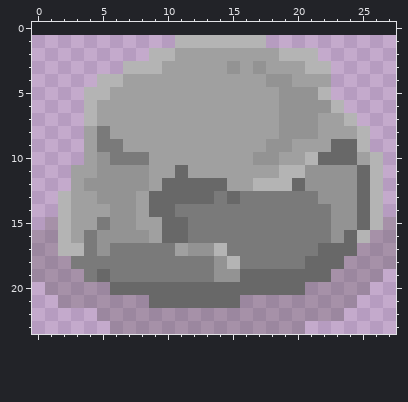
One commit to this pixel-art sprite: gameplay/RawMaterials/Rock/rock.png. Above: the version before the commit.
The file is 28x23 pixels. Colours within 5 levels of each other are drawn and written as one. The old version is drawn lined up with the new one, on the new canvas.
New version:
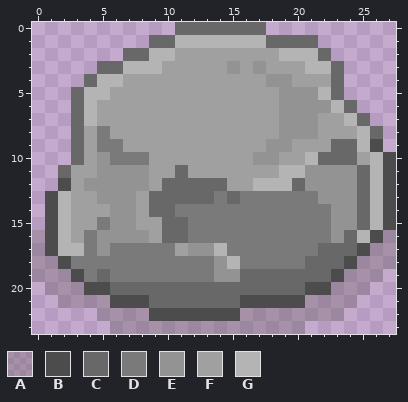
Palette (. is transparent): A #4c483c40  B #4c4c4c  C #686868  D #7a7a7a  E #939393  F #a0a0a0  G #b4b4b4
Diff:
canvas 28x23 -> 28x24, the old top-left corner now at 0,1
The author put colour B in row 9 at x 26; in rows 10 to 11 at x 27; in row 12 at x 2 and 27; in rows 13 to 14 at x 1 and 27.
Colour A becomes colour B in row 15 at x 1 and 27; in row 16 at x 1 and 26; in row 17 at x 1 and 25; in row 18 at x 2 and 24; in row 19 at x 3 and 23; in row 20 at x 4 to 5 and 21 to 22.
Colour A becomes colour B in row 21 at x 6 to 8 and 16 to 20; in row 22 at x 9 to 15.
The author put colour C in row 0 at x 11 to 17; in row 1 at x 9 to 10 and 18 to 21; in row 2 at x 7 to 8 and 22; in row 3 at x 5 to 6 and 23; in row 4 at x 4 and 23; in row 5 at x 3 and 23.
The author put colour C in row 6 at x 3 and 24; in row 7 at x 3 and 25; in row 8 at x 3 and 26; in rows 9 to 10 at x 3; in row 11 at x 2.
Pixel boxes of the changes (left, top, right, bottom) in both pictures:
changed: (45, 22, 396, 321)
